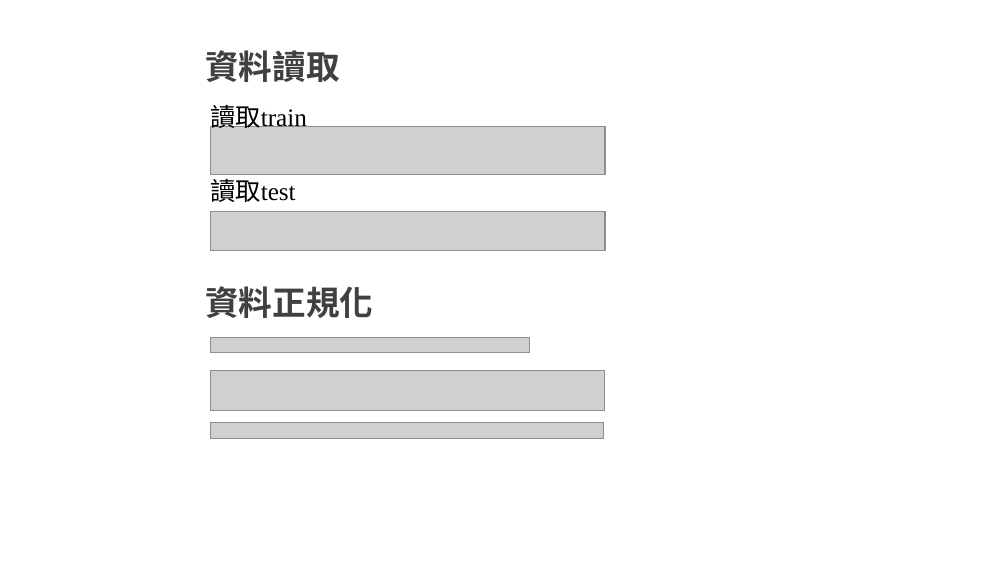
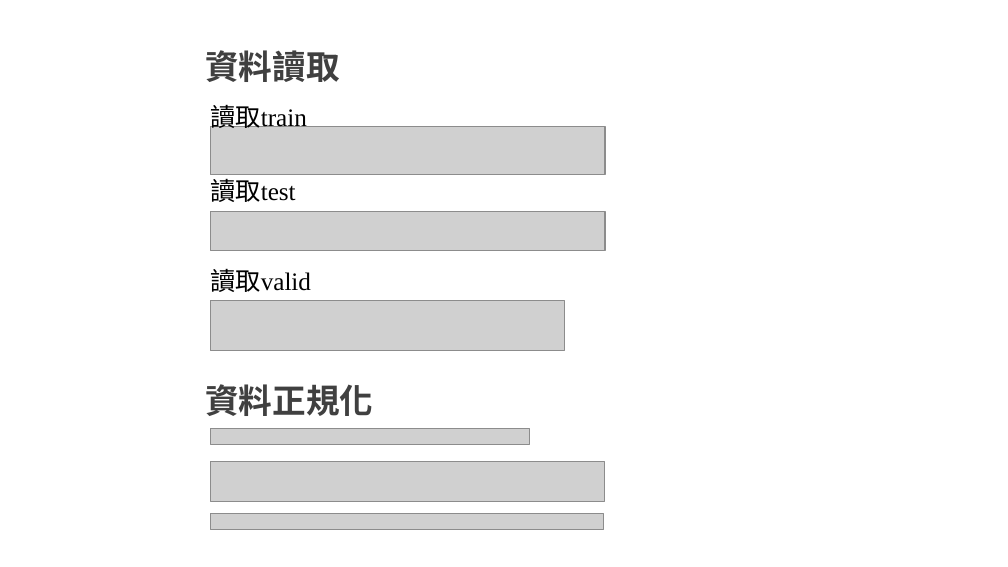
Before and after one commit to 105319015Hong-Yong-Jie/House-Sale-Price-Prediction, a slide deck: slide 5 of ppt.pptx. Drawn at 1008x567 pixels with LibreOffice and Linux fonts; fonts in the diff are those of the drawing; grey boxes stand for pictures; background and template pictures are left out. Boxes give left, top, right and bottom in pixels: in the first picture for what was removed or moved away, otherwise in the second. Text is boxed around its words. In the diff, an @@ line names an element or a change of style, - is before the commit and + after.

```diff
--- a/ppt.pptx
+++ b/ppt.pptx
@@ text added at [210,268,311,292], 18 pt, text #000000 @@
+讀取valid
@@ picture added at [211,300,564,351] @@
@@ title "資料正規化": place and size @@
-title "資料正規化" at [205,286,373,318]
+title "資料正規化" at [205,384,373,416]
@@ 3 pictures: place and size @@
-3 pictures at [211,337,605,438]
+3 pictures at [211,428,605,530]
```
Also in this commit, not shown: 3 other slides changed, 1 other file.
